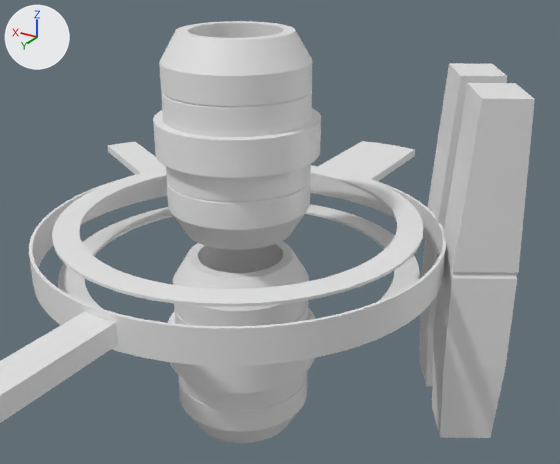
Renders of the OBJ model cosmodrone/assets/station-parts/platform.obj from each side of a commit.
Before and after are seen from a 50 mm lens placed at (-1.81, 2.67, 1.43), pointed at (-0.17, -0.06, 0.06). Lighting does not change. The marker at upper left points along +X, +Y and +Z. Where no turn or scale is listed for an object, it has been applied to the vertices.

Script lines for the objects in view, before the commit:
```python
me_cube_002_cube_077 = bpy.data.meshes.new('Cube.002_Cube.077')
me_cube_002_cube_077.from_pydata(...)  # 48 vertices, 88 faces; spans x -1.18..-0.61, y -0.85..-0.13, z -0.82..0.74
me_cylinder_001_cylinder_073 = bpy.data.meshes.new('Cylinder.001_Cylinder.073')
me_cylinder_001_cylinder_073.from_pydata(...)  # 1152 vertices, 2304 faces; spans x -0.353..0.353, y -0.353..0.353, z -0.936..-0.066
me_platform_ring_cylinder_052 = bpy.data.meshes.new('Platform_Ring_Cylinder.052')
me_platform_ring_cylinder_052.from_pydata(...)  # 256 vertices, 512 faces; spans x -0.91..0.91, y -0.91..0.91, z -0.07..0.07
ob_cube_002_cube_077 = bpy.data.objects.new('Cube.002_Cube.077', me_cube_002_cube_077)
ob_cube_002_cube_077.location = (0.0, 0.0, 0.0)
ob_cylinder_001_cylinder_073 = bpy.data.objects.new('Cylinder.001_Cylinder.073', me_cylinder_001_cylinder_073)
ob_cylinder_001_cylinder_073.location = (0.0, 0.0, 0.0)
ob_platform_ring_cylinder_052 = bpy.data.objects.new('Platform_Ring_Cylinder.052', me_platform_ring_cylinder_052)
ob_platform_ring_cylinder_052.location = (0.0, 0.0, 0.0)
# also in view: 'Cylinder.002_Cylinder.025' at (0.0, 0.0, 0.5); 'Cylinder.004_Cylinder.061' at (0.0, 0.0, 0.0); 'Platform_Arms_Cylinder.049' at (0.66, 0.48, 0.0)
```
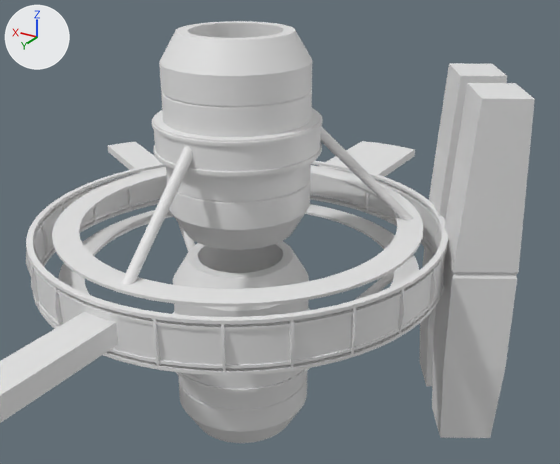
The change, as a list of edits to the scene's bpy script:
```text
Add me_platform_supports_cube_107:
    me_platform_supports_cube_107.from_pydata(...)  # 1104 vertices, 2108 faces, 4 loose edges; spans x -0.93..0.93, y -0.92..0.92, z -0.54..0.54
Add me_platform_frame_cylinder_070:
    me_platform_frame_cylinder_070.from_pydata(...)  # 1536 vertices, 3072 faces; spans x -0.91..0.91, y -0.91..0.91, z -0.57..0.57
Add ob_platform_supports_cube_107:
    ob_platform_supports_cube_107 = bpy.data.objects.new('Platform_Supports_Cube.107', me_platform_supports_cube_107)
    ob_platform_supports_cube_107.location = (0.0, 0.0, 0.0)
Add ob_platform_frame_cylinder_070:
    ob_platform_frame_cylinder_070 = bpy.data.objects.new('Platform_Frame_Cylinder.070', me_platform_frame_cylinder_070)
    ob_platform_frame_cylinder_070.location = (0.0, 0.0, 0.0)
```

What differs and where, as boxes [x1, y1, x2, y2] in the pictures (560 x 464 px):
'Platform_Supports_Cube.107', added: after [26, 126, 448, 379]
'Platform_Frame_Cylinder.070', added: after [28, 113, 447, 393]
